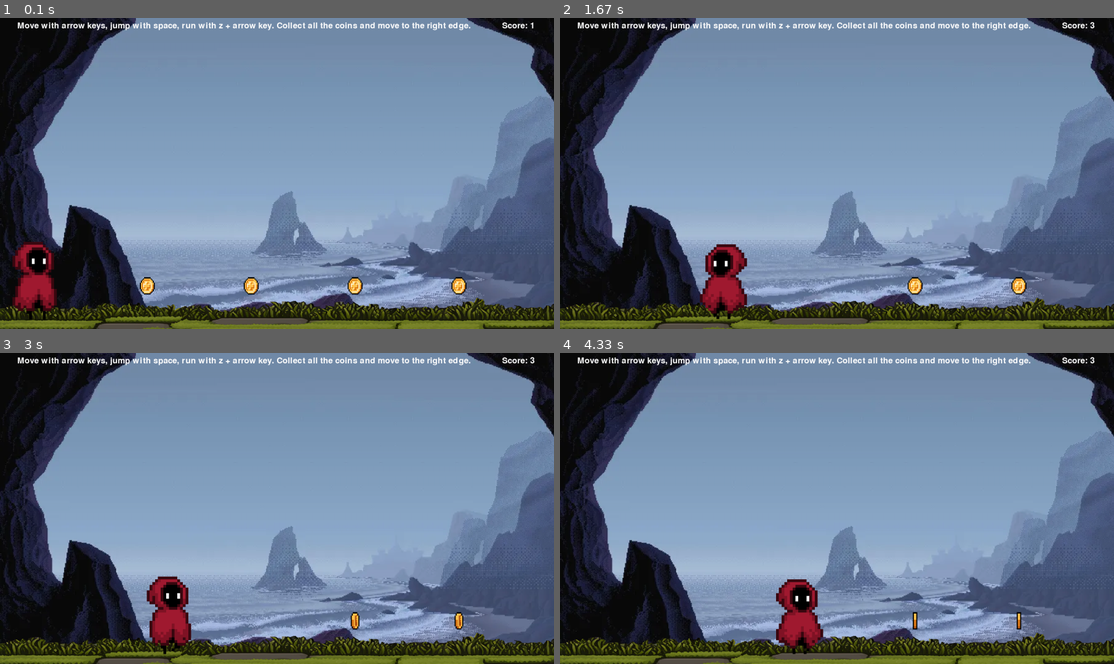
Above: before the commit, frames 1-4 (two rows, left to right).
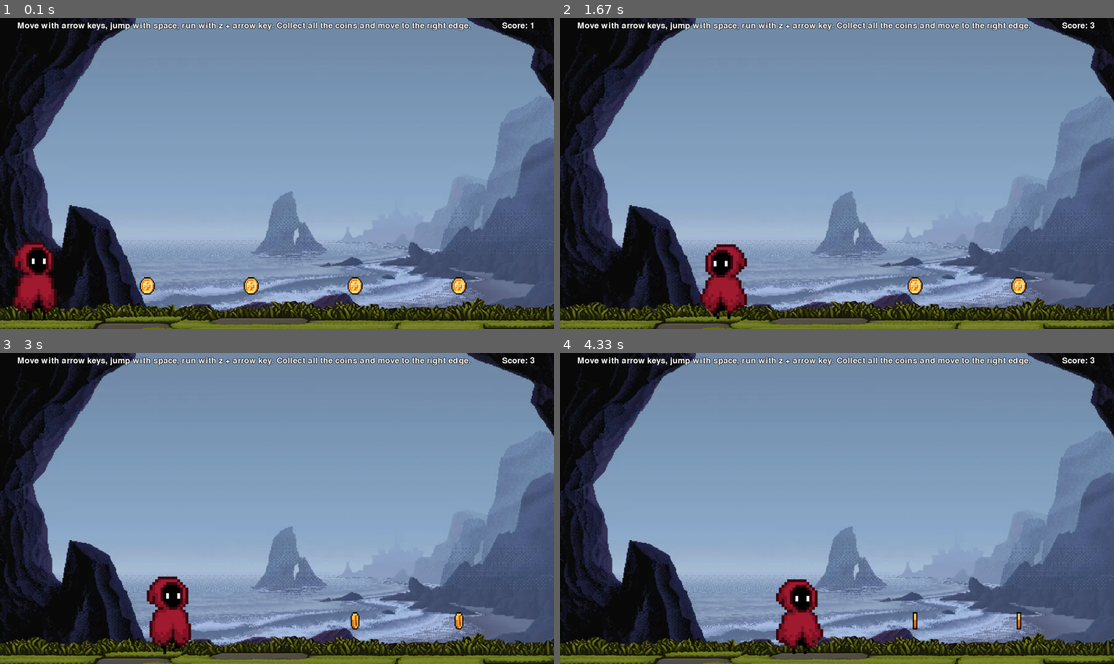
Above: after the commit, the same moments.

Repository: Mihairz/pygame-platformer
Game: pygame game, started from runme.py
Two runs of this game, one before a commit and one after it. Both use one fixed random seed, a clock stepped at 60 frames per second and the inputs below.
Inputs:
- Up to frame 1 (0.1 s): no input
- Up to frame 2 (1.67 s): hold Right 0.33-0.8 s; hold Right 0.83-1.3 s; hold Left from 1.33 s (still down)
- Up to frame 3 (3 s): release Left at 1.87 s; hold Left 1.9-2.3 s; hold Right 2.33-2.97 s
- Up to frame 4 (4.33 s): hold Left 3-3.47 s; hold Right 3.5-3.97 s; hold Right from 4 s (still down)

The runs differ from the first frame. In frame 1, 0.8% of the frame differs, in the area x 12-92%, y 1-5%; in frame 2, 0.8%; in frame 3, 0.8%; in frame 4, 0.8%.

Commit message:
add stroke to commands and score texts

Diff:
--- a/coin.py
+++ b/coin.py
@@ -28,9 +28,20 @@
 
 def display_score(screen, SCREEN_WIDTH, score):
     font = pygame.font.Font(None, 36)  # Use default font and size
-    # Render score as white text
-    score_text = font.render(f'Score: {score}', True, (255, 255, 255))
-    screen.blit(score_text, (SCREEN_WIDTH - 150, 10))  # Position at top right
+    text = f'Score: {score}'
+
+    # Render the main text
+    main_text = font.render(text, True, (255, 255, 255))
+
+    # Render the stroke (black text) with offsets
+    stroke_color = (0, 0, 0)  # Black
+    offsets = [(-1, -1), (-1, 1), (1, -1), (1, 1)]  # Top-left, top-right, bottom-left, bottom-right
+    for offset in offsets:
+        stroke_text = font.render(text, True, stroke_color)
+        screen.blit(stroke_text, (SCREEN_WIDTH - 150 + offset[0], 10 + offset[1]))
+
+    # Draw the main text on top
+    screen.blit(main_text, (SCREEN_WIDTH - 150, 10))  # Position at top right
 
 def display_winner(screen, SCREEN_WIDTH, SCREEN_HEIGHT):
     font = pygame.font.Font("assets/win-font.ttf", 72)
--- a/runme.py
+++ b/runme.py
@@ -192,9 +192,21 @@
 
 def display_commands(screen):
     font = pygame.font.Font(None, 36)
-    text = font.render(
-        'Move with arrow keys, jump with space, run with z + arrow key. Collect all the coins and move to the right edge.', True, (255, 255, 255))
-    screen.blit(text, (50, 10))
+    text = 'Move with arrow keys, jump with space, run with z + arrow key. Collect all the coins and move to the right edge.'
+
+    # Render the main text
+    main_text = font.render(text, True, (255, 255, 255))
+
+    # Render the stroke (black text) with offsets
+    stroke_color = (0, 0, 0)  # Black
+    offsets = [(-1, -1), (-1, 1), (1, -1), (1, 1)]  # Top-left, top-right, bottom-left, bottom-right
+    for offset in offsets:
+        stroke_text = font.render(text, True, stroke_color)
+        screen.blit(stroke_text, (50 + offset[0], 10 + offset[1]))
+
+    # Draw the main text on top
+    screen.blit(main_text, (50, 10))
+
 
 
 # Main loop
